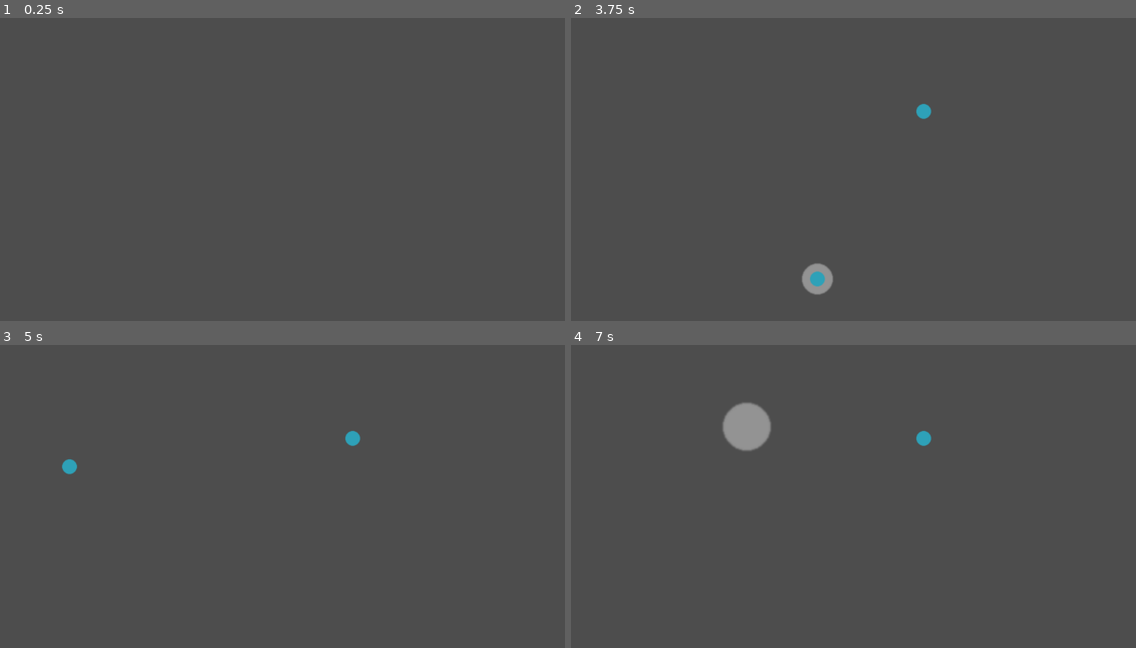
Above: before the commit, frames 1-4 (two rows, left to right).
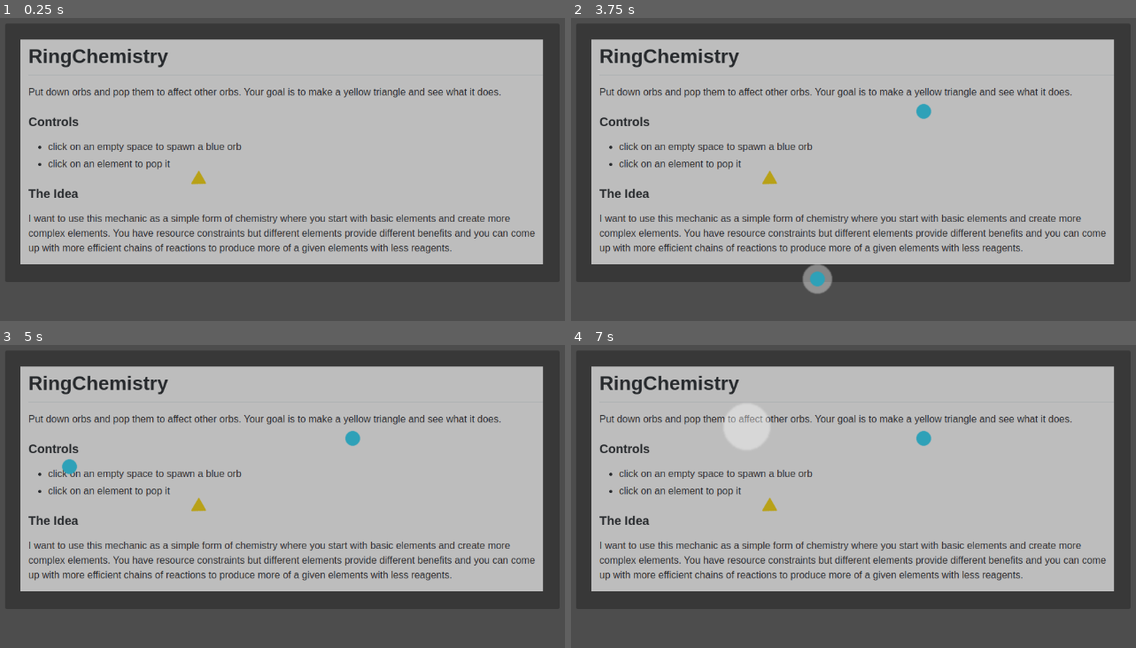
Above: after the commit, the same moments.

Repository: westonkelliher/GodotDemos
Game: Godot game, scene res://stage.tscn
Same seed, same stepped clock (60 frames per second), same inputs: the game is played once before the commit and once after it.
Inputs (mouse positions are in pixels of both pictures, inside the frame that each line leads up to):
- Up to frame 1 (0.25 s): no input
- Up to frame 2 (3.75 s): tap Enter at 0.5, 2.75 s; move the mouse to (853, 196) at 0.52 s; click (853, 196) at 0.6 s; tap Space at 1.25, 3.5 s; move the mouse to (853, 199) at 1.27 s; click (853, 199) at 1.35 s; move the mouse to (921, 111) at 2.02 s; click (921, 111) at 2.1 s; move the mouse to (819, 278) at 2.77 s; click (819, 278) at 2.85 s; move the mouse to (819, 278) at 3.52 s; click (819, 278) at 3.6 s
- Up to frame 3 (5 s): move the mouse to (67, 466) at 4.27 s; click (67, 466) at 4.35 s
- Up to frame 4 (7 s): tap Enter at 5 s; move the mouse to (638, 466) at 5.02 s; click (638, 466) at 5.1 s; move the mouse to (746, 426) at 5.77 s; click (746, 426) at 5.85 s; tap Space at 6.5 s; move the mouse to (746, 426) at 6.52 s; click (746, 426) at 6.6 s

The runs differ from the first frame. In frame 1, 68% of the frame differs, in the area x 3-97%, y 7-82%; in frame 2, 68%; in frame 3, 67%; in frame 4, 67%.

Commit message:
RingChemistry: in-game readme

Diff:
--- a/Ring/Bits/c_bit.tscn
+++ b/Ring/Bits/c_bit.tscn
@@ -9,4 +9,6 @@
 
 [node name="Sprite" parent="." index="0"]
 modulate = Color(0.8, 0.701961, 0.101961, 1)
+position = Vector2(2, 0)
+rotation = 0.261799
 texture = ExtResource("2_hppgf")
--- a/Ring/project.godot
+++ b/Ring/project.godot
@@ -18,3 +18,11 @@
 [debug]
 
 gdscript/warnings/untyped_declaration=2
+
+[input]
+
+click={
+"deadzone": 0.5,
+"events": [Object(InputEventMouseButton,"resource_local_to_scene":false,"resource_name":"","device":-1,"window_id":0,"alt_pressed":false,"shift_pressed":false,"ctrl_pressed":false,"meta_pressed":false,"button_mask":1,"position":Vector2(326, 15),"global_position":Vector2(335, 61),"factor":1.0,"button_index":1,"canceled":false,"pressed":true,"double_click":false,"script":null)
+]
+}
--- a/Ring/stage.gd
+++ b/Ring/stage.gd
@@ -10,7 +10,8 @@
 
 # Called every frame. 'delta' is the elapsed time since the previous frame.
 func _process(delta: float) -> void:
-	pass
+	if Input.is_action_just_pressed("click"):
+		handle_click(get_viewport().get_mouse_position())
 
 
 func _on_pop(ring: Ring) -> void:
@@ -18,15 +19,15 @@
 
 
 func _on_spawn_area_input_event(viewport: Node, event: InputEvent, shape_idx: int) -> void:
-	if not event is InputEventMouseButton:
-		return
-	if not (event.button_index == MOUSE_BUTTON_LEFT and event.pressed):
-		return
-	if is_point_in_a_bit(event.position):
+	pass
+
+func handle_click(pos: Vector2) -> void:
+	if is_point_in_a_bit(pos):
+		print('abcdgoldifh')
 		return
 	var bit := preload("res://Bits/a_bit.tscn").instantiate()
 	bit.pop.connect(_on_pop)
-	bit.position = event.position
+	bit.position = pos
 	$Bits.add_child(bit)
 
 func is_point_in_a_bit(p: Vector2) -> bool:
@@ -34,5 +35,6 @@
 		var area: Area2D = c.get_node("Area")
 		var shape: CircleShape2D = area.get_child(0).shape
 		if p.distance_to(c.position) <= shape.radius:
+			c.pop_bit()
 			return true
 	return false
--- a/Ring/stage.tscn
+++ b/Ring/stage.tscn
@@ -1,12 +1,26 @@
-[gd_scene load_steps=3 format=3 uid="uid://cf167h7tu8uag"]
+[gd_scene load_steps=5 format=3 uid="uid://cf167h7tu8uag"]
 
 [ext_resource type="Script" path="res://stage.gd" id="1_idrg0"]
+[ext_resource type="Texture2D" uid="uid://b4vvxatcur10i" path="res://README.png" id="2_0ni6l"]
+[ext_resource type="PackedScene" uid="uid://bbfb0878hcuve" path="res://Bits/c_bit.tscn" id="3_6dkvf"]
 
 [sub_resource type="RectangleShape2D" id="RectangleShape2D_esvqq"]
 size = Vector2(1176, 665)
 
 [node name="Stage" type="Node2D"]
 script = ExtResource("1_idrg0")
+
+[node name="Panel" type="Panel" parent="."]
+modulate = Color(1, 1, 1, 0.670588)
+offset_left = 125.0
+offset_top = 38.0
+offset_right = 1028.0
+offset_bottom = 459.0
+
+[node name="Sprite2D" type="Sprite2D" parent="Panel"]
+position = Vector2(25, 26)
+texture = ExtResource("2_0ni6l")
+centered = false
 
 [node name="SpawnArea" type="Area2D" parent="."]
 
@@ -16,4 +30,7 @@
 
 [node name="Bits" type="Node" parent="."]
 
+[node name="C-Bit" parent="Bits" instance=ExtResource("3_6dkvf")]
+position = Vector2(440, 291)
+
 [connection signal="input_event" from="SpawnArea" to="." method="_on_spawn_area_input_event"]
Binary file added: Ring/README.png
Not shown, added: Ring/README.png.import
